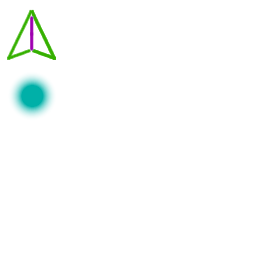
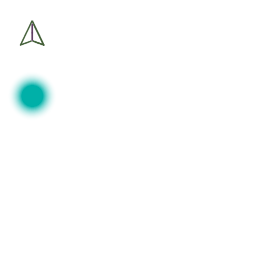
Layers edited between the first and the second 256 x 256 image:
added layer "Transformation" above "mapicons.png" over <box>19,20,45,46</box>
painted on "mapicons.png" over <box>7,9,56,60</box>
